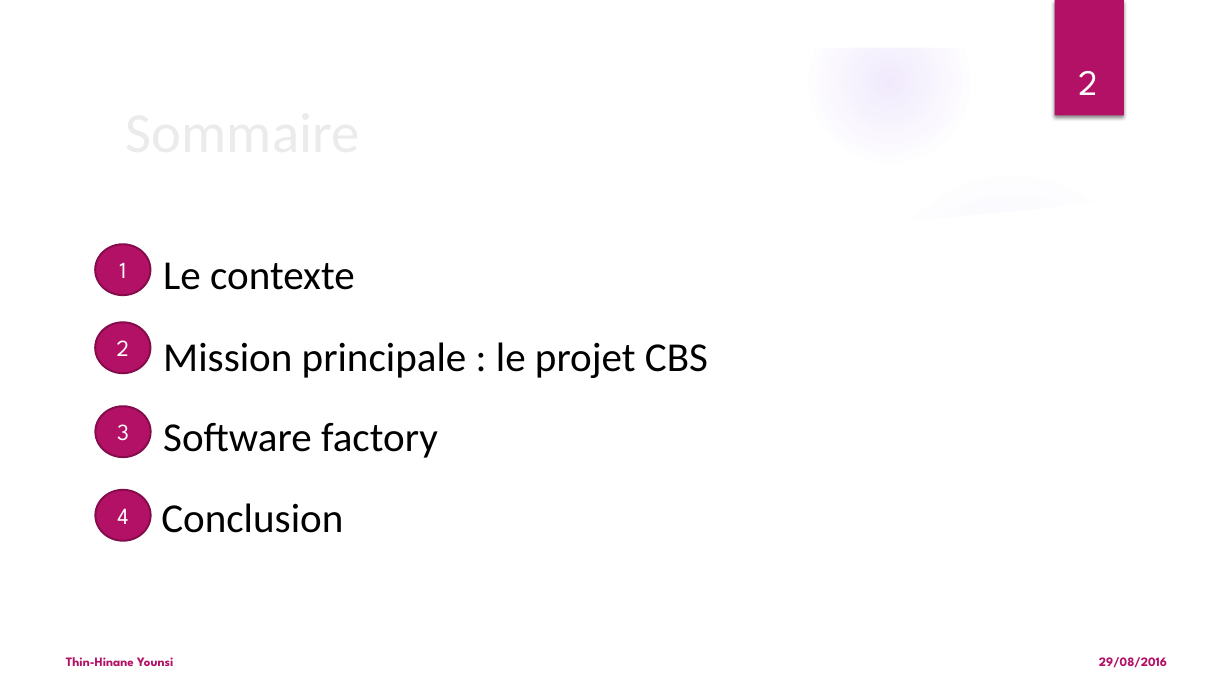
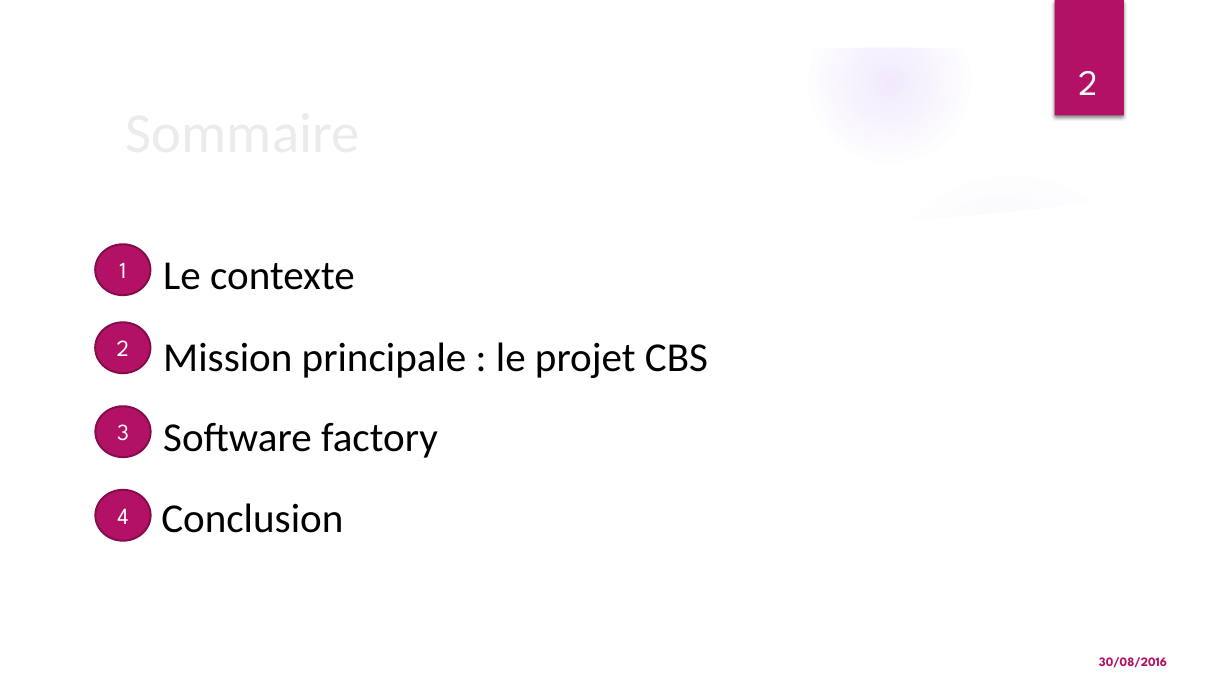
Before and after one commit to Thin-hinane/Rapport-de-stage-, a slide deck: slide 2 of PROJET IT DE GESTION DES OBLIGATIONS SECURISEES CBS.pptx. Drawn at 1232x693 pixels with LibreOffice and Linux fonts; fonts in the diff are those of the drawing; background and template pictures are left out. Boxes give left, top, right and bottom in pixels: in the first picture for what was removed or moved away, otherwise in the second. Text is boxed around its words. In the diff, an @@ line names an element or a change of style, - is before the commit and + after.

```diff
--- a/PROJET IT DE GESTION DES OBLIGATIONS SECURISEES CBS.pptx
+++ b/PROJET IT DE GESTION DES OBLIGATIONS SECURISEES CBS.pptx
@@ text removed at (66, 657, 173, 666) @@
-Thin-Hinane Younsi
@@ text at (1099, 657, 1167, 668): text changed @@
-29/08/2016
+30/08/2016
```
Also in this commit, not shown: 5 other slides changed, 16 slides added.
